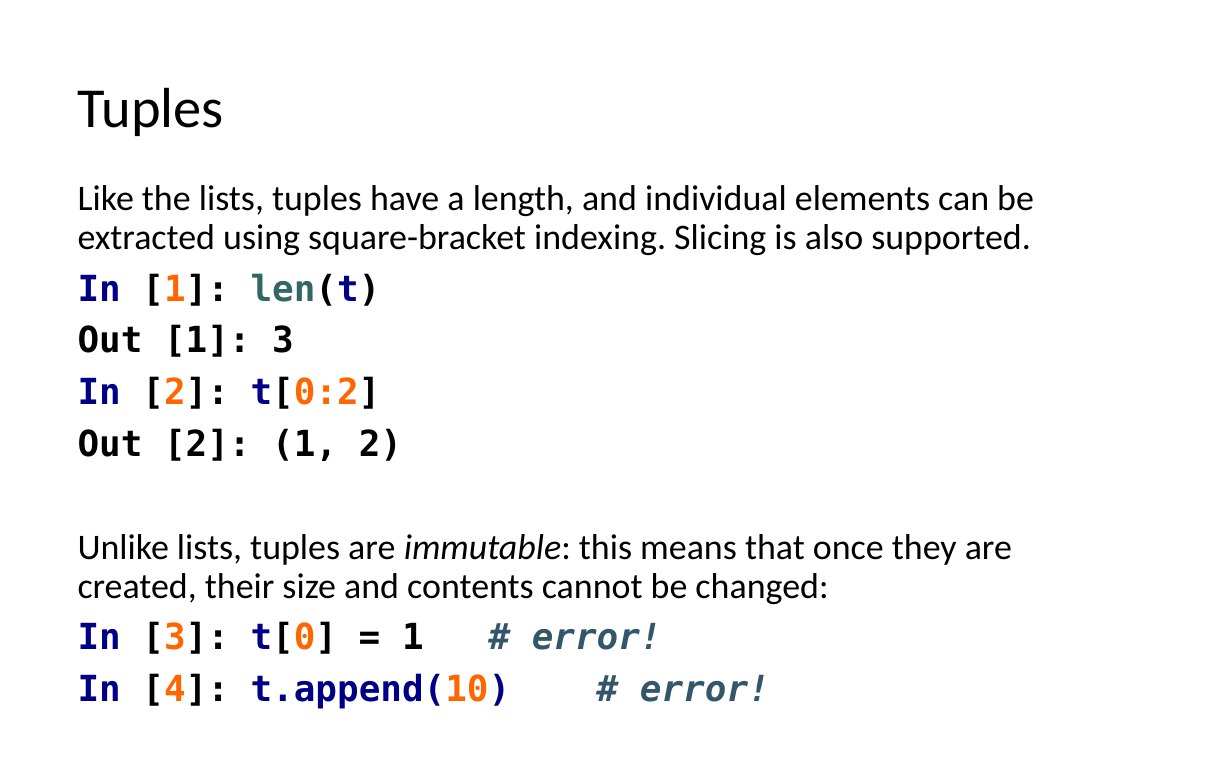
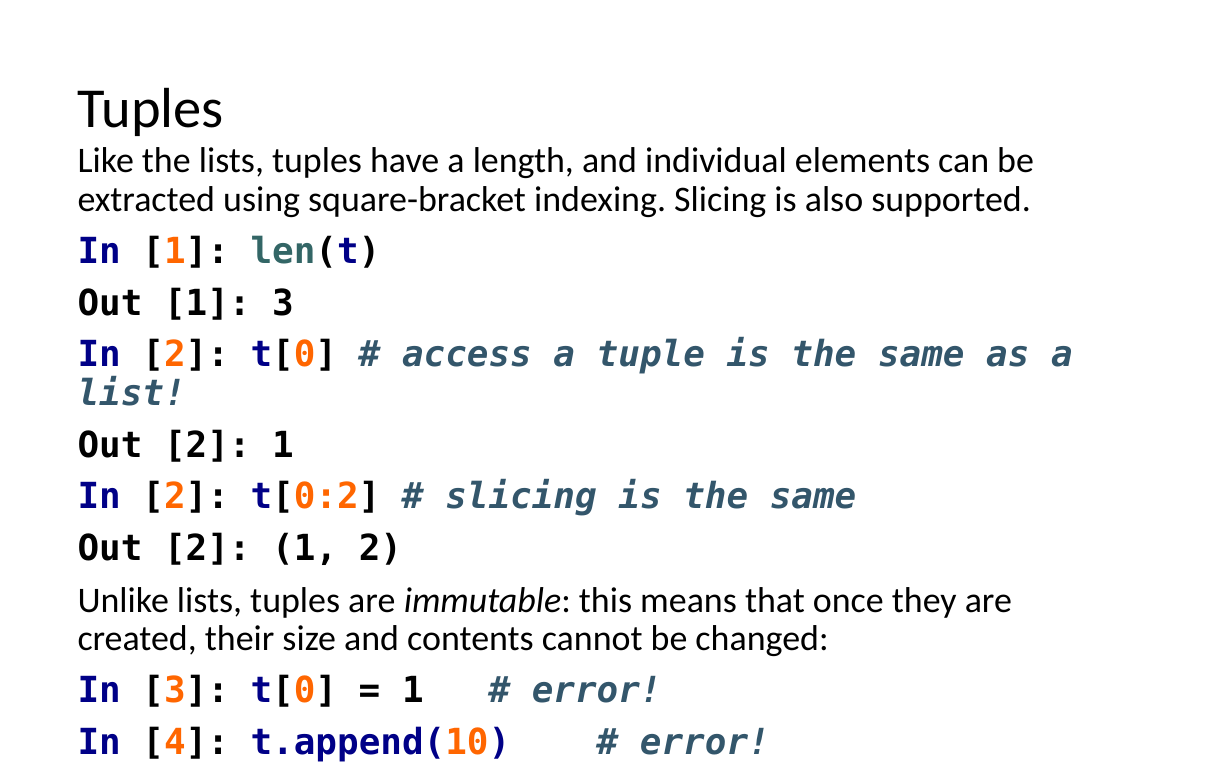
Before and after one commit to LongBaoNguyen/longbaonguyen.github.io, a slide deck: slide 4 of courses/apcsp/lect7.pptx. Drawn at 1232x770 pixels with LibreOffice and Linux fonts; fonts in the diff are those of the drawing. Boxes give left, top, right and bottom in pixels: in the first picture for what was removed or moved away, otherwise in the second. Text is boxed around its words. In the diff, an @@ line names an element or a change of style, - is before the commit and + after.

```diff
--- a/courses/apcsp/lect7.pptx
+++ b/courses/apcsp/lect7.pptx
@@ text "Like the lists, tuples have ...": place and size @@
-text "Like the lists, tuples have ..." at [78, 185, 1034, 709]
+text "Like the lists, tuples have ..." at [78, 147, 1073, 762]
@@ text at [78, 337, 1073, 516]: text changed; text colour #000000 to #33566B; italic on @@
-In [2]: t[0:2]
+In [2]: t[0] # access a tuple is the same as a list!
+Out [2]: 1
+In [2]: t[0:2] # slicing is the same
```
Also in this commit, not shown: 8 other slides changed, 7 slides added, 2 other files.
